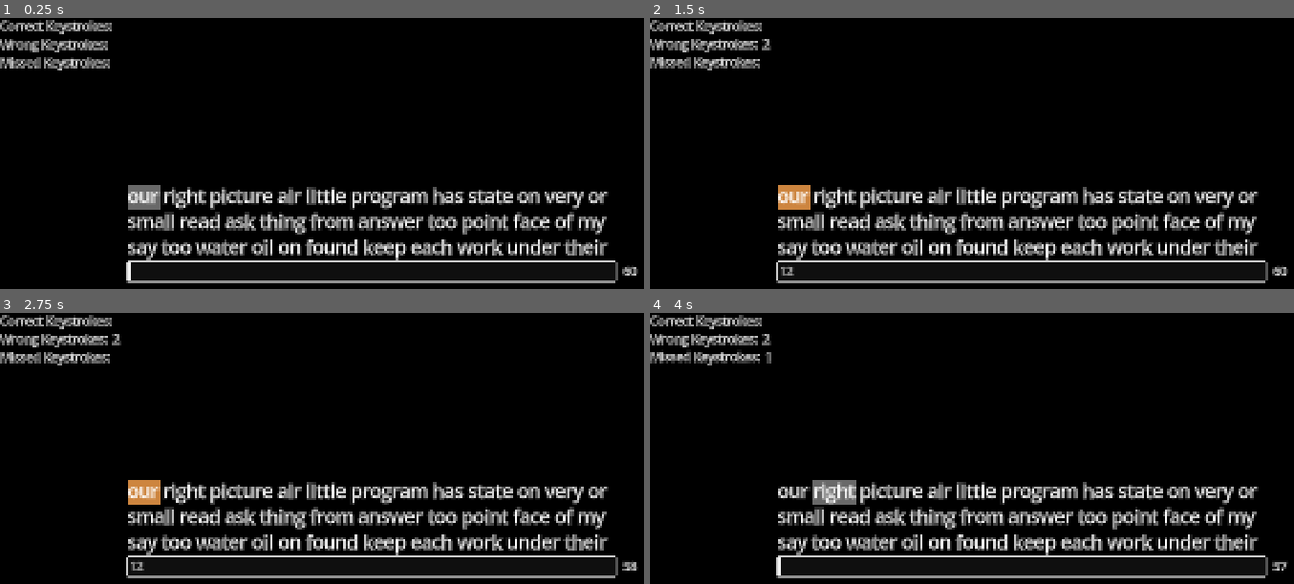
Above: before the commit, frames 1-4 (two rows, left to right).
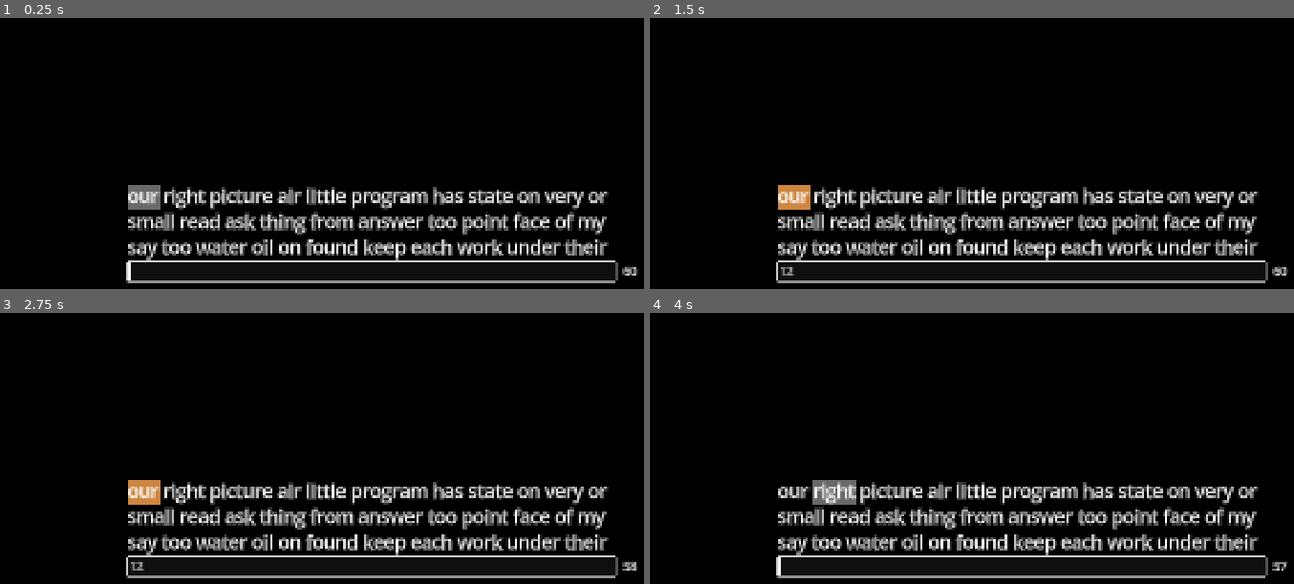
Above: after the commit, the same moments.

Repository: elensiel/typin-
Game: Godot game, scene res://scenes/main.tscn
The game is run twice, just before and just after one commit, with the same random seed, the same clock (stepped at 60 frames per second) and the same inputs.
Inputs (mouse positions are in pixels of both pictures, inside the frame that each line leads up to):
- Up to frame 1 (0.25 s): no input
- Up to frame 2 (1.5 s): click (1023, 272) at 0.52 s; type "12" at 0.6 s; tap Enter at 1.25 s
- Up to frame 3 (2.75 s): tap Space at 2 s
- Up to frame 4 (4 s): tap Enter at 2.75 s; tap Space at 3.5 s

The runs differ from the first frame. In frame 1, 1.6% of the frame differs, in the area x 0-18%, y 0-20%; in frame 2, 1.7%; in frame 3, 1.7%; in frame 4, 1.7%, in the area x 0-19%, y 0-20%.

Commit message:
REMOVED debug layer (for now)

Diff:
--- a/globals/TypingManager/word_evaluator.gd
+++ b/globals/TypingManager/word_evaluator.gd
@@ -10,10 +10,8 @@
 
 	if is_correct and is_new_char:
 		ScoreManager.correct += 1
-		ObjectReferences.debug_test.correct_keystrokes_value.text = str(ScoreManager.correct) # DEBUG
 	elif is_new_char:
 		ScoreManager.error += 1
-		ObjectReferences.debug_test.wrong_keystrokes_value.text = str(ScoreManager.error) # DEBUG
 
 	_previous_typed_length = length
 	return is_correct
@@ -22,6 +20,5 @@
 	var delta := submitted.length() - expected.length()
 	if delta < 0:
 		ScoreManager.missed += -delta
-		ObjectReferences.debug_test.missed_keystrokes_value.text = str(ScoreManager.missed)
 
 	return submitted == expected
--- a/globals/object_references.gd
+++ b/globals/object_references.gd
@@ -1,5 +1,5 @@
 extends Node
 
-var debug_test: DebugTest
+## MENUS
 var test_menu: TestMenu
 var result_menu: ResultMenu
--- a/globals/score_manager.gd
+++ b/globals/score_manager.gd
@@ -21,7 +21,8 @@
 
 func _get_raw_speed() -> float:
 	var total: float = correct + error + missed
-	return (total / 5) / (float(TimerManager.initial_seconds) / 60)
+	var duration_in_minutes: float = float(TimerManager.initial_seconds) / 60
+	return (total / 5) / duration_in_minutes
 
 func reset() -> void:
 	correct = 0
--- a/scenes/_debug/test/test_debug_layer.gd
+++ /dev/null
@@ -1,9 +0,0 @@
-extends CanvasLayer
-class_name DebugTest
-
-@onready var correct_keystrokes_value: Label = $VBoxContainer/CorrectKeystrokes/Value
-@onready var wrong_keystrokes_value: Label = $VBoxContainer/WrongKeystrokes/Value
-@onready var missed_keystrokes_value: Label = $VBoxContainer/MissedKeystrokes/Value
-
-func _init() -> void:
-	ObjectReferences.debug_test = self
--- a/scenes/_debug/test/test_debug_layer.tscn
+++ /dev/null
@@ -1,44 +0,0 @@
-[gd_scene load_steps=3 format=3 uid="uid://1bs3ymeomdpk"]
-
-[ext_resource type="Script" uid="uid://ckktdmudcft4m" path="res://scenes/_debug/test/test_debug_layer.gd" id="1_gavta"]
-
-[sub_resource type="Theme" id="Theme_vgagp"]
-Label/font_sizes/font_size = 30
-
-[node name="TestDebugLayer" type="CanvasLayer"]
-script = ExtResource("1_gavta")
-
-[node name="VBoxContainer" type="VBoxContainer" parent="."]
-offset_right = 40.0
-offset_bottom = 40.0
-theme = SubResource("Theme_vgagp")
-
-[node name="CorrectKeystrokes" type="HBoxContainer" parent="VBoxContainer"]
-layout_mode = 2
-
-[node name="Title" type="Label" parent="VBoxContainer/CorrectKeystrokes"]
-layout_mode = 2
-text = "Correct Keystrokes: "
-
-[node name="Value" type="Label" parent="VBoxContainer/CorrectKeystrokes"]
-layout_mode = 2
-
-[node name="WrongKeystrokes" type="HBoxContainer" parent="VBoxContainer"]
-layout_mode = 2
-
-[node name="Title" type="Label" parent="VBoxContainer/WrongKeystrokes"]
-layout_mode = 2
-text = "Wrong Keystrokes: "
-
-[node name="Value" type="Label" parent="VBoxContainer/WrongKeystrokes"]
-layout_mode = 2
-
-[node name="MissedKeystrokes" type="HBoxContainer" parent="VBoxContainer"]
-layout_mode = 2
-
-[node name="Title" type="Label" parent="VBoxContainer/MissedKeystrokes"]
-layout_mode = 2
-text = "Missed Keystrokes: "
-
-[node name="Value" type="Label" parent="VBoxContainer/MissedKeystrokes"]
-layout_mode = 2
--- a/scenes/main.tscn
+++ b/scenes/main.tscn
@@ -21,4 +21,3 @@
 [node name="Test" parent="." instance=ExtResource("2_sugp2")]
 
 [node name="Result" parent="." instance=ExtResource("3_jyhfs")]
-visible = false
--- a/scenes/menu/test/test.tscn
+++ b/scenes/menu/test/test.tscn
@@ -1,11 +1,10 @@
-[gd_scene load_steps=7 format=3 uid="uid://c7muqacm6x235"]
+[gd_scene load_steps=6 format=3 uid="uid://c7muqacm6x235"]
 
 [ext_resource type="Theme" uid="uid://maf0ym8rh80l" path="res://scenes/menu/test/test.tres" id="1_m8iat"]
 [ext_resource type="Script" uid="uid://cjq2q0h7s75xe" path="res://scenes/menu/test/test.gd" id="2_rb2cn"]
 [ext_resource type="Script" uid="uid://ctyl5jodb476b" path="res://scenes/menu/test/rich_text_label.gd" id="3_0d8ue"]
 [ext_resource type="Script" uid="uid://bar6aew3lsb3f" path="res://scenes/menu/test/line_edit.gd" id="4_prp4p"]
 [ext_resource type="Script" uid="uid://drp3h7q458m5r" path="res://scenes/menu/test/label.gd" id="5_evufq"]
-[ext_resource type="PackedScene" uid="uid://1bs3ymeomdpk" path="res://scenes/_debug/test/test_debug_layer.tscn" id="5_uwd5h"]
 
 [node name="Test" type="Control"]
 layout_mode = 3
@@ -51,5 +50,3 @@
 size_flags_horizontal = 8
 text = "60"
 script = ExtResource("5_evufq")
-
-[node name="TestDebugLayer" parent="." instance=ExtResource("5_uwd5h")]
Not shown, removed: scenes/_debug/test/test_debug_layer.gd.uid
